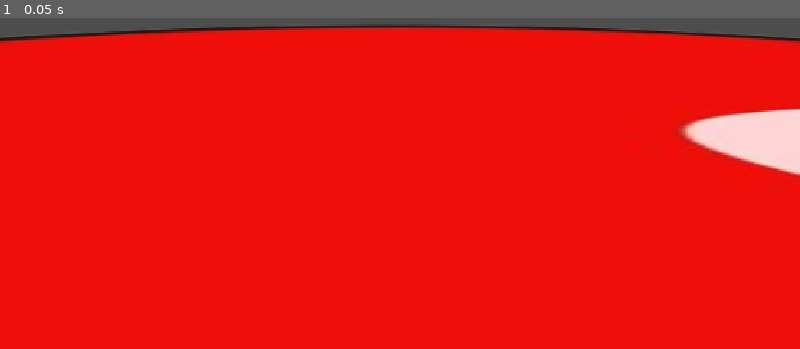
Above: before the commit, frame 1.
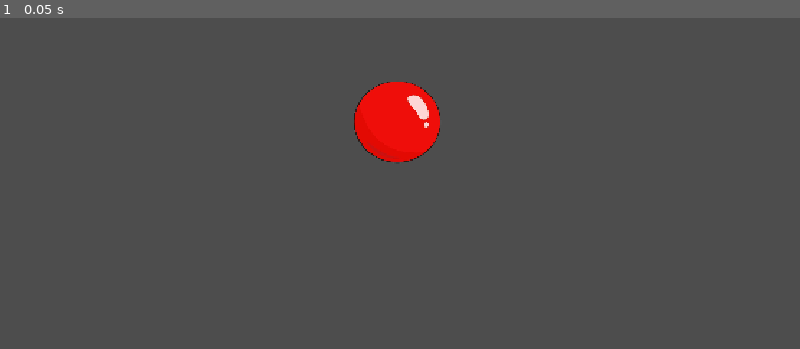
Above: after the commit, the same moment.

Repository: Cesar6112/SpringBall
Game: Godot game, scene res://mapa.tscn
The game is run twice, just before and just after one commit, with the same random seed, the same clock (stepped at 60 frames per second) and the same inputs. The engine's default icon, where the game draws it, is replaced by a stand-in: a white triangle on a blue panel in a dark square.
Inputs:
- Up to frame 1 (0.05 s): no input

The runs differ from the first frame. In frame 1, 95% of the frame differs, in the area x 0-100%, y 2-100%.
Error before the commit: Parse Error: Unexpected identifier "hola" in class body. (res://character_body_2d.gd:7)

Commit message:
Cambié el tamaño del personaje

Diff:
--- a/character_body_2d.gd
+++ b/character_body_2d.gd
@@ -4,4 +4,3 @@
 	var input_direction = Input.get_vector("ui_left", "ui_right", "ui_up", "ui_down")
 	velocity = input_direction * 400
 	move_and_slide()
-hola
--- a/mapa.tscn
+++ b/mapa.tscn
@@ -1,23 +1,28 @@
 [gd_scene format=3 uid="uid://dtupmjn3h17y6"]
 
-[ext_resource type="PackedScene" uid="uid://duwe2tngv1nck" path="res://character_body_2d.tscn" id="2_70f7c"]
 [ext_resource type="Texture2D" uid="uid://051iva3uqmik" path="res://red-ball-cartoon-vector-removebg-preview.png" id="2_q8ihy"]
 
-[sub_resource type="RectangleShape2D" id="RectangleShape2D_70f7c"]
-size = Vector2(1154.5, 228)
+[sub_resource type="GDScript" id="GDScript_25806"]
+script/source = "extends CharacterBody2D
+"
+
+[sub_resource type="CircleShape2D" id="CircleShape2D_bwlx4"]
+radius = 68.117546
 
 [node name="mapa" type="Node2D" unique_id=1414533759]
 
-[node name="StaticBody2D" type="StaticBody2D" parent="." unique_id=1816074327]
+[node name="CharacterBody2D" type="CharacterBody2D" parent="." unique_id=455593578]
+position = Vector2(536, 319)
+script = SubResource("GDScript_25806")
 
-[node name="CollisionShape2D" type="CollisionShape2D" parent="StaticBody2D" unique_id=403384207]
-position = Vector2(578.75, 174)
-shape = SubResource("RectangleShape2D_70f7c")
+[node name="CollisionShape2D" type="CollisionShape2D" parent="CharacterBody2D" unique_id=773341660]
+position = Vector2(3, 1)
+shape = SubResource("CircleShape2D_bwlx4")
 
-[node name="CharacterBody2D" parent="." unique_id=1468154598 instance=ExtResource("2_70f7c")]
-position = Vector2(581, -31)
+[node name="Camera2D" type="Camera2D" parent="CharacterBody2D/CollisionShape2D" unique_id=1257718691]
+position = Vector2(1, 0)
 
 [node name="Icon" type="Sprite2D" parent="." unique_id=391516174]
-position = Vector2(573.50006, 171.99997)
-scale = Vector2(8.929687, 1.7656255)
+position = Vector2(536, 317)
+scale = Vector2(0.31992188, 0.3004064)
 texture = ExtResource("2_q8ihy")
